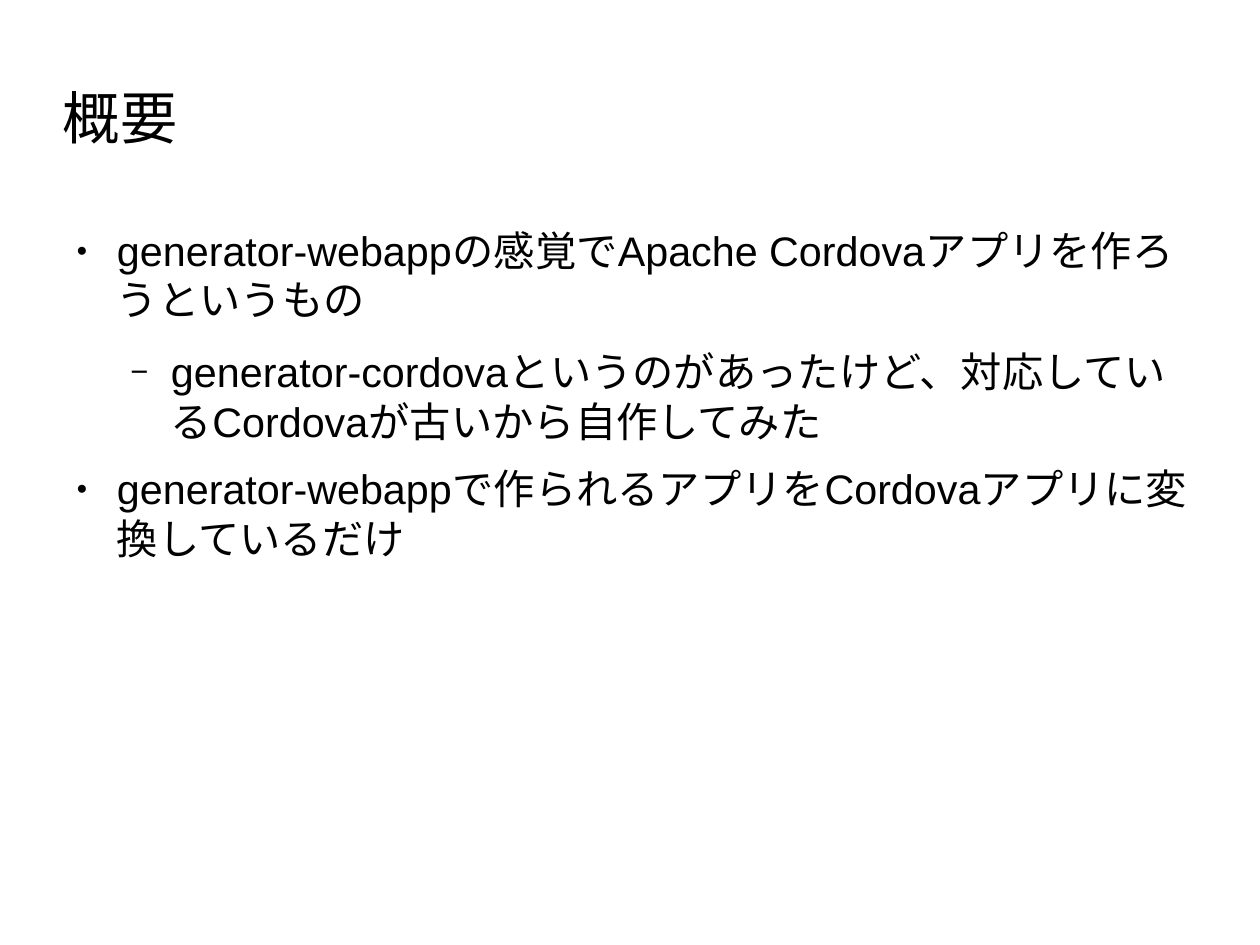
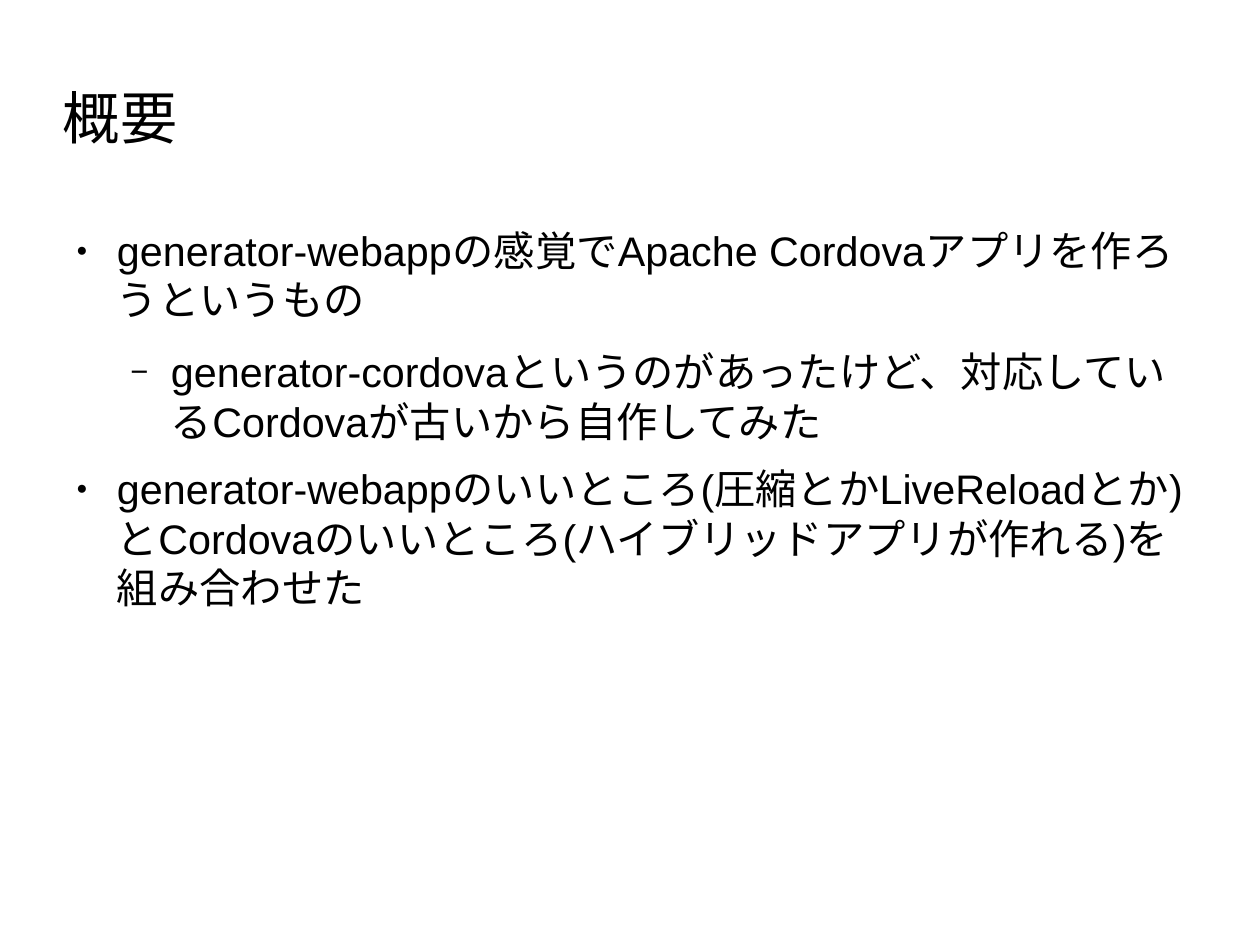
Before and after one commit to masakura/yeoman-presentation, a slide deck: slide 83 of yeoman-presentation.odp (slide 77 before the commit). Drawn at 1260x945 pixels with LibreOffice and Linux fonts; fonts in the diff are those of the drawing; background and template pictures are left out. Boxes give left, top, right and bottom in pixels: in the first picture for what was removed or moved away, otherwise in the second. Text is boxed around its words. In the diff, an @@ line names an element or a change of style, - is before the commit and + after.

```diff
--- a/yeoman-presentation.odp
+++ b/yeoman-presentation.odp
@@ text at [117,471,1183,607]: text changed @@
-● generator-webappで作られるアプリをCordovaアプリに変換しているだけ
+● generator-webappのいいところ(圧縮とかLiveReloadとか)とCordovaのいいところ(ハイブリッドアプリが作れる)を組み合わせた
```
Also in this commit, not shown: 10 other slides changed, 11 slides added.
